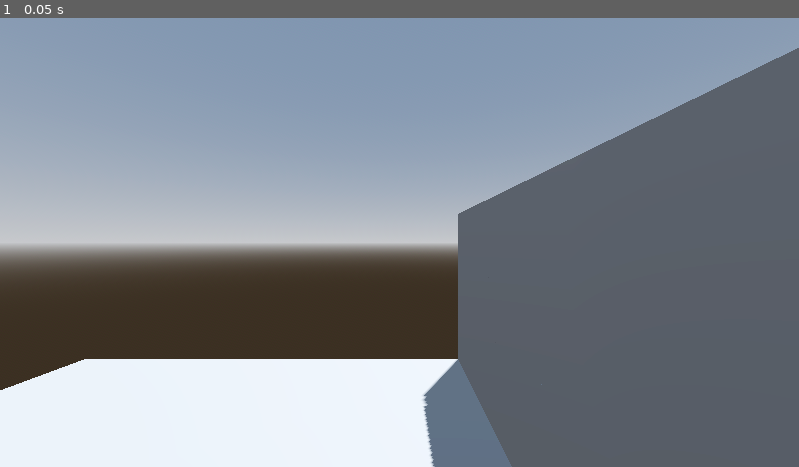
Above: before the commit, frame 1.
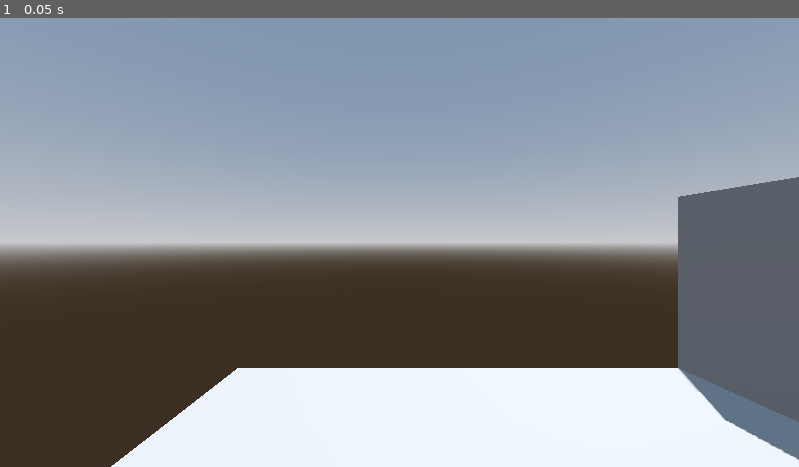
Above: after the commit, the same moment.

Repository: AdilDevStuff/PlayAtCamPos
Game: Godot game, scene res://Demo/demo_scene.tscn
Same seed, same stepped clock (60 frames per second), same inputs: the game is played once before the commit and once after it.
Inputs:
- Up to frame 1 (0.05 s): no input

The runs differ from the first frame. In frame 1, 31% of the frame differs, in the area x 0-100%, y 6-100%.

Commit message:
Redesigning the plugin Interface

Diff:
--- a/Demo/demo_scene.tscn
+++ b/Demo/demo_scene.tscn
@@ -54,7 +54,7 @@
 size = Vector3(11, 8, 1)
 
 [node name="Player" type="CharacterBody3D" parent="."]
-transform = Transform3D(1, 0, 0, 0, 1, 0, 0, 0, 1, 0.685953, 5.54157, 7.25527)
+transform = Transform3D(1, 0, 0, 0, 1, 0, 0, 0, 1, -7.89547, 5.04628, 5.1049)
 metadata/_edit_group_ = true
 
 [node name="MeshInstance3D" type="MeshInstance3D" parent="Player"]
Not shown, added: addons/PlayAtCamPos/Button.tscn
Not shown, added: addons/PlayAtCamPos/play_at_cam_pos.gd
Not shown, removed: addons/PlayAtCamPos/play_here_button.tscn
Not shown, changed: addons/PlayAtCamPos/plugin.gd
Not shown, removed: addons/PlayAtCamPos/warning_dialogue.tscn
